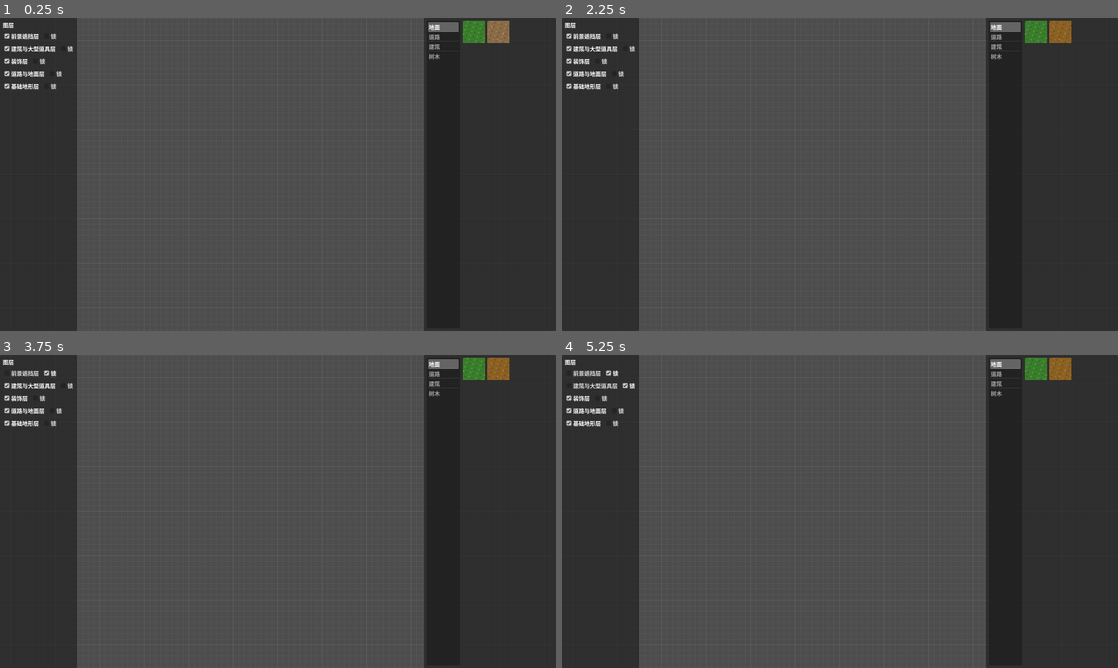
Above: before the commit, frames 1-4 (two rows, left to right).
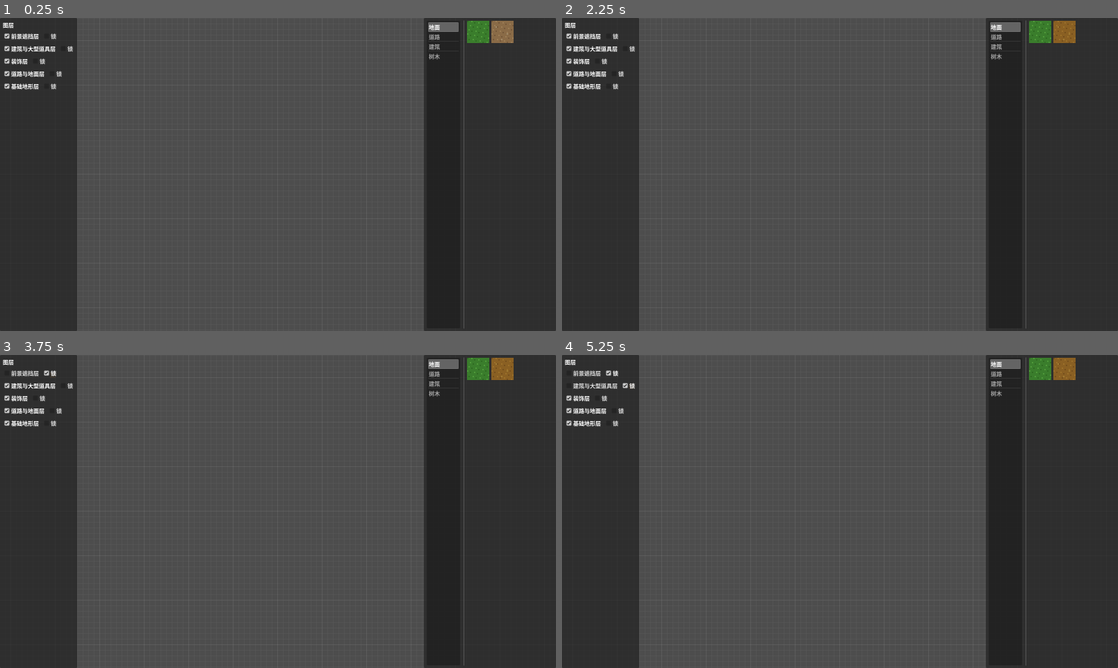
Above: after the commit, the same moments.

Repository: Xeehho/tilemason
Game: Godot game, scene res://scenes/main.tscn
Two runs of this game, one before a commit and one after it. Both use one fixed random seed, a clock stepped at 60 frames per second and the inputs below.
Inputs (mouse positions are in pixels of both pictures, inside the frame that each line leads up to):
- Up to frame 1 (0.25 s): no input
- Up to frame 2 (2.25 s): click (1034, 30) at 0.52 s; click (1040, 30) at 1.27 s; click (1062, 30) at 2.02 s
- Up to frame 3 (3.75 s): click "前景遮挡层" at 2.75 s; click "锁" at 3.5 s
- Up to frame 4 (5.25 s): click "建筑与大型道具层" at 4.25 s; click "锁" at 5 s

The runs differ from the first frame. In frame 1, 0.3% of the frame differs, in the area x 83-93%, y 0-100%; in frame 2, 0.3%; in frame 3, 0.3%; in frame 4, 0.3%.

Commit message:
chore: 素材面板分类列表与缩略图区加竖直分隔线（自主扩展）
- AssetPanel 在分类列表与缩略图网格之间加 VSeparator，
  两个功能区视觉边界更清晰（视觉分析反馈的易用性建议）
- 验证：check-only 通过、窗口截图经视觉分析确认分隔线可见且
  面板/画布无回归、像素断言 6/6、冒烟通过

Co-authored-by: GLM <noreply@z.ai>

Diff:
--- a/src/ui/asset_panel.gd
+++ b/src/ui/asset_panel.gd
@@ -63,6 +63,9 @@
 	_category_list.size_flags_vertical = Control.SIZE_EXPAND_FILL
 	_category_list.item_selected.connect(_on_category_selected)
 	hbox.add_child(_category_list)
+
+	var sep := VSeparator.new() # 分类与缩略图区的视觉分隔
+	hbox.add_child(sep)
 
 	var scroll := ScrollContainer.new()
 	scroll.horizontal_scroll_mode = ScrollContainer.SCROLL_MODE_DISABLED
